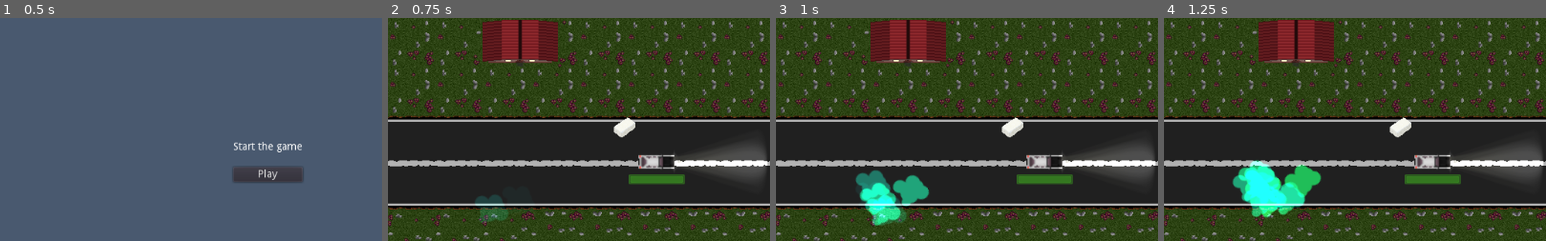
Above: before the commit, frames 1-4 (left to right).
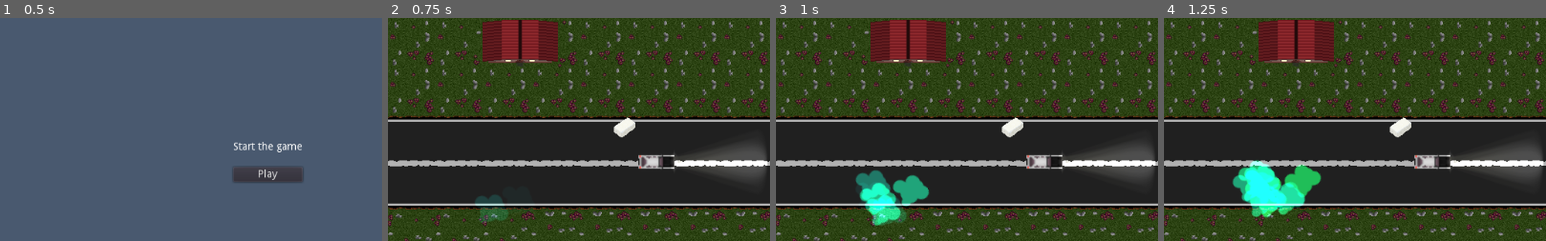
Above: after the commit, the same moments.

Repository: VictorChenJ/Tofu-Delivery-Simulator-Shoot-Out-Simulator-Game-D1
Game: Godot game, scene res://Scenes/StartMenu.tscn
Same seed, same stepped clock (60 frames per second), same inputs: the game is played once before the commit and once after it. The engine's default icon, where the game draws it, is replaced by a stand-in: a white triangle on a blue panel in a dark square.
Inputs:
- Up to frame 1 (0.5 s): no input
- Up to frame 2 (0.75 s): click "Play" at 0.5 s
- Up to frame 3 (1 s): no input
- Up to frame 4 (1.25 s): no input
The pictures show only the part of the screen within x 15-65%, y 18-68%; the shares and areas given below are measured in that part.

Frame 1 is identical in both runs. In frame 2, 0.7% of the frame differs, in the area x 63-78%, y 70-75%; in frame 3, 0.7%; in frame 4, 0.7%.
Error before the commit: Parse Error: Unexpected token: '==': (res://Scripts/PlayerDriver.gd:6)
Error after the commit: Attempt to call function 'stop' in base 'null instance' on a null instance. (res://Scripts/PlayerDriver.gd:103)

Commit message:
perfekt

Diff:
--- a/Scripts/PlayerDriver.gd
+++ b/Scripts/PlayerDriver.gd
@@ -2,10 +2,7 @@
 
 #Hp related
 
-var hp = 5 setget set_hp
-=======
 var hp = 10 setget set_hp
->>>>>>> Stashed changes
 
 signal hp_changed
 signal died
